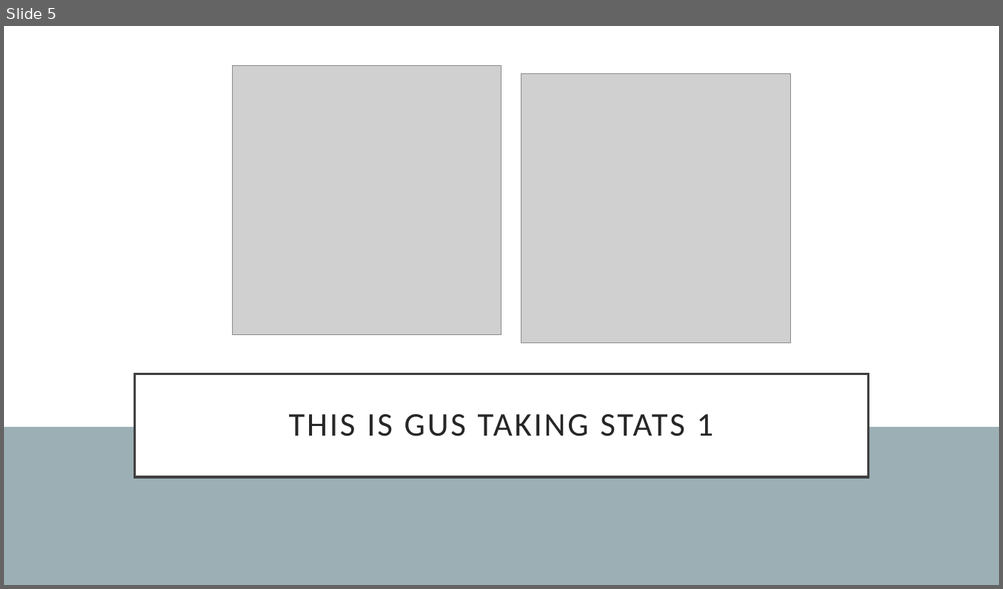
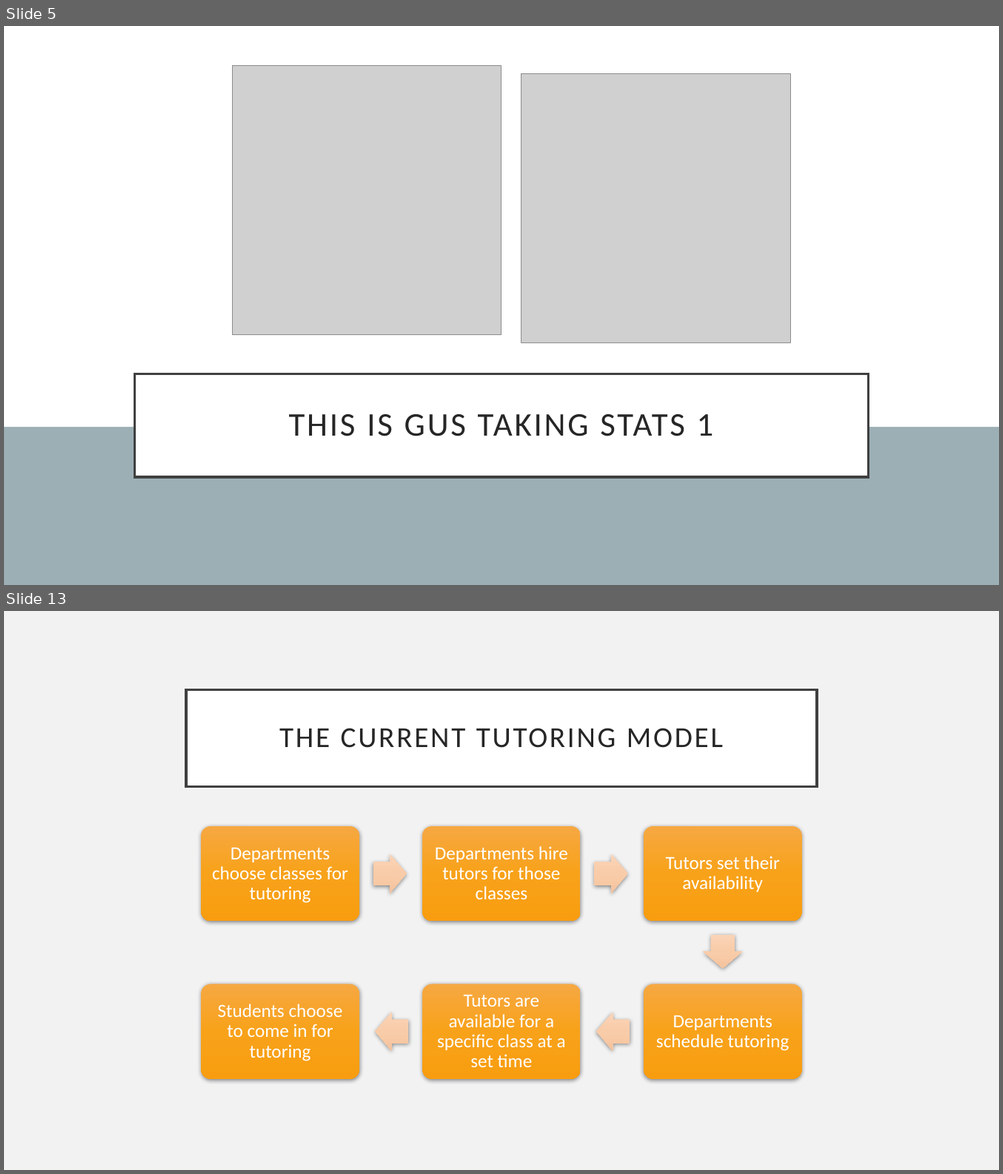
Before and after one commit to guslipkin/Fall2021, a slide deck: ECO 3930 ~ Contemporary Economics/Final Paper/FinalPaper.pptx. Shown one above the other, each under a label of ours: slide 5 before the commit, slides 5 and 13 after it; the slides between them are not shown. The pictures are 1003x589 and 1003x1174 pixels, drawn with LibreOffice and Linux fonts; fonts in the diff are those of the drawing; grey boxes stand for pictures. Boxes give left, top, right and bottom in pixels: in the first picture for what was removed or moved away, otherwise in the second. Text is boxed around its words. In the diff, an @@ line names an element or a change of style, - is before the commit and + after.

```diff
--- a/ECO 3930 ~ Contemporary Economics/Final Paper/FinalPaper.pptx
+++ b/ECO 3930 ~ Contemporary Economics/Final Paper/FinalPaper.pptx
@@ slide 13 added at [4, 611, 999, 1170], background #F2F2F2 @@
@@ title added at [186, 689, 817, 786], fill #FFFFFF, outline #404040 2.5 pt, 28 pt, text #262626 @@
+THE CURRENT TUTORING MODEL
@@ group added at [201, 826, 802, 1079]: 6 rounded rectangles, 6 texts, 5 right arrows @@
+Departments choose classes for tutoring
+Departments hire tutors for those classes
+Tutors set their availability
+Departments schedule tutoring
+Tutors are available for a specific class at a set time
+Students choose to come in for tutoring
```
Also in this commit, not shown: 3 slides changed, 31 other slides added, 1 other file.
